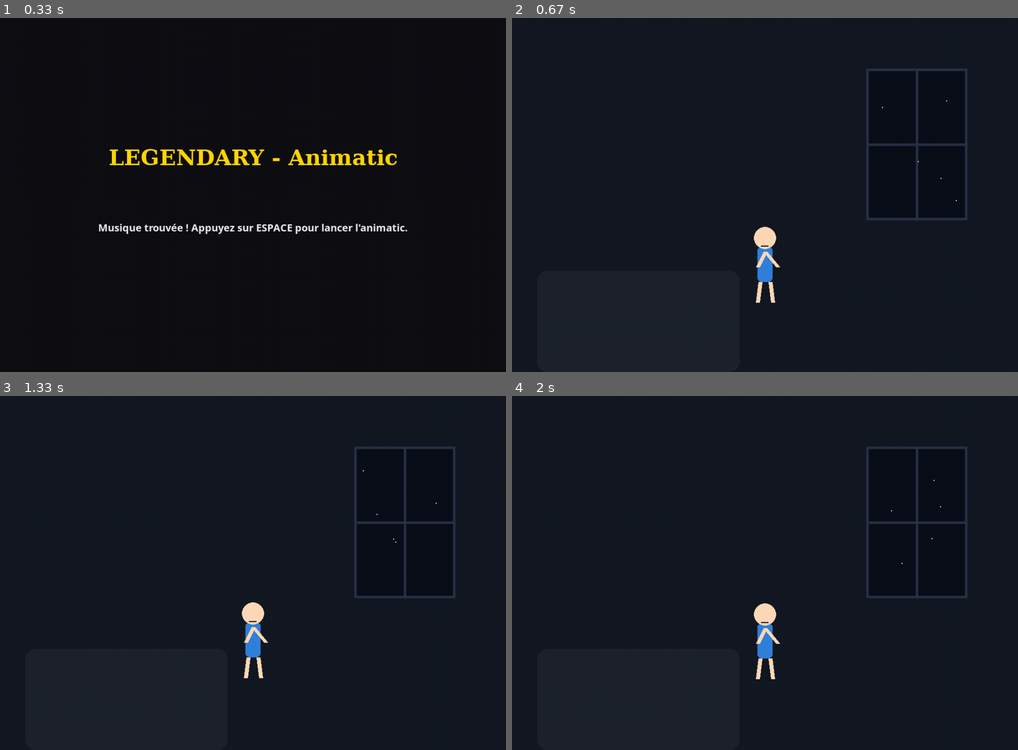
Above: before the commit, frames 1-4 (two rows, left to right).
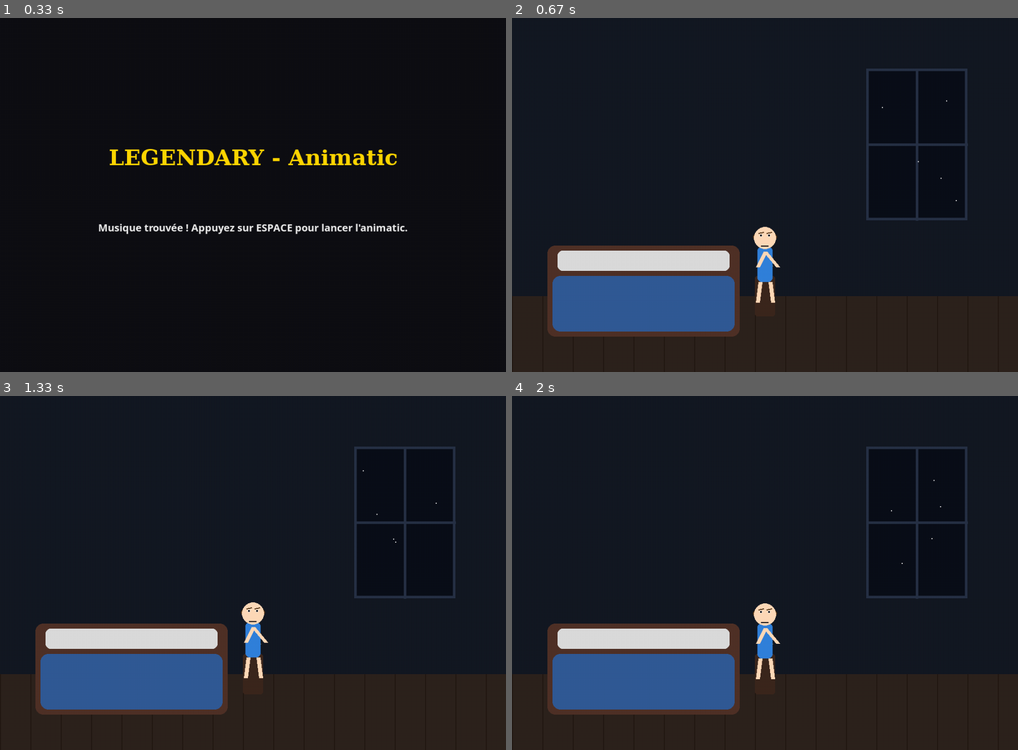
Above: after the commit, the same moments.

Repository: The-Night7/animation-2d-via-pygame
Game: pygame game, started from code.py
The game is run twice, just before and just after one commit, with the same random seed, the same clock (stepped at 60 frames per second) and the same inputs.
Inputs:
- Up to frame 1 (0.33 s): no input
- Up to frame 2 (0.67 s): tap Space at 0.33 s
- Up to frame 3 (1.33 s): no input
- Up to frame 4 (2 s): no input

Frame 1 is identical in both runs. In frame 2, 22% of the frame differs, in the area x 0-100%, y 60-100%; in frame 3, 22%, in the area x 0-100%, y 59-100%; in frame 4, 22%.

Commit message:
Add detailed character rendering (hair, eyes, moustache) and improve environmental visuals (bed, lamp, window) for "Legendary | EPIC: The Musical"

Diff:
--- a/code.py
+++ b/code.py
@@ -5,32 +5,32 @@
 améliorations pour rendre l'animation plus immersive et, surtout,
 pour synchroniser les textes avec la musique de façon plus fiable.
 
-Principales améliorations :
-
-1. **Synchronisation audio précise** : utilisation de
+Principales améliorations :
+
+1. **Synchronisation audio précise** : utilisation de
    `pygame.mixer.music.get_pos()` pour récupérer la position réelle
    de lecture de la musique (en millisecondes). Selon la
    documentation officielle de Pygame, cette méthode renvoie le
-   nombre de millisecondes écoulées depuis le début de la lecture 【294909052533098†L279-L283】.
+   nombre de millisecondes écoulées depuis le début de la lecture 【294909052533098†L279-L283】.
    Cela permet de synchroniser les événements même si l'animation
    commence avec un léger délai.
 
-2. **Gestion robuste des événements** : la boucle principale
+2. **Gestion robuste des événements** : la boucle principale
    utilise maintenant une boucle `while` pour mettre à jour les
    dialogues et les scènes dès que plusieurs événements se sont
    déclenchés entre deux frames. Cela évite de rater un changement
    lors d'une baisse momentanée de FPS.
 
-3. **Transitions plus douces** : ajout d'un fondu enchaîné entre les
+3. **Transitions plus douces** : ajout d'un fondu enchaîné entre les
    décors lorsque la scène change. Un rectangle noir semi-transparent
-   est superposé pendant la durée du fondu (par défaut 1 seconde).
-
-4. **Paramètres configurables** : variables en haut de fichier
+   est superposé pendant la durée du fondu (par défaut 1 seconde).
+
+4. **Paramètres configurables** : variables en haut de fichier
    permettent d'ajuster le décalage éventuel de la musique,
    l'intensité et la durée du tremblement de caméra, la durée du
    fondu, etc.
 
-5. **Code structuré** : quelques fonctions utilitaires supplémentaires
+5. **Code structuré** : quelques fonctions utilitaires supplémentaires
    rendent le code plus lisible et facilitent son adaptation.
 
 Pour tester ce script, assurez‑vous d'avoir le fichier
@@ -187,51 +187,94 @@
         self.texte_bulle = ""
 
     def dessiner(self, surface: pygame.Surface, temps: float) -> None:
-        """Dessine le personnage sur la surface en animant la respiration et les bras."""
+        """Dessine le personnage avec des détails (cheveux, yeux, moustache) et anime la respiration et les bras."""
         # Animation de respiration
         respiration = math.sin(temps * 3) * 3
 
-        # Coordonnées du corps
+        # Position du corps
         t_x = self.x
         t_y = self.y + respiration
         hauteur_tronc = 70 * self.taille
         largeur_epaules = 30 * self.taille
 
-        # Si le personnage parle, il bouge les bras
+        # Mouvement des bras lors de la parole
         mouvement_bras = math.sin(temps * 15) * 15 if self.parle_actuellement else 0
         direction = -1 if self.inverser else 1
 
-        # Tronc (Tunique)
+        # Tronc (tunique)
         rect_tunique = pygame.Rect(t_x - largeur_epaules // 2, t_y, largeur_epaules, hauteur_tronc)
         pygame.draw.rect(surface, self.couleur_vetement, rect_tunique, border_radius=8)
 
-        # Tête
+        # Calcul de la tête
         rayon_tete = 22 * self.taille
-        pygame.draw.circle(surface, PEAU, (int(t_x), int(t_y - rayon_tete + 5)), int(rayon_tete))
-
-        # Visage : bouche animée
-        # Pour donner l'impression que le personnage parle, on anime la hauteur de la bouche
-        # lorsque ``parle_actuellement`` est vrai. Le mouvement se base sur une fonction sinusoïdale
-        # afin d'ouvrir et fermer la bouche à un rythme régulier. S'il ne parle pas, la bouche est
-        # simplement une fine ligne. Cette technique est une approximation simple du mouvement
-        # des lèvres, mais elle ajoute du dynamisme à l'animatic.
+        centre_tete = (int(t_x), int(t_y - rayon_tete + 5))
+
+        # Couleurs de cheveux et moustache selon le personnage
+        if self.nom == "Telemachus":
+            couleur_cheveux = (80, 50, 20)
+            couleur_moustache = None
+        elif self.nom == "Antinous":
+            couleur_cheveux = (30, 10, 50)
+            couleur_moustache = (50, 20, 70)
+        else:
+            couleur_cheveux = (60, 40, 20)
+            couleur_moustache = None
+
+        # Cheveux : ellipse au-dessus de la tête
+        hair_width = int(rayon_tete * 2.2)
+        hair_height = int(rayon_tete * 1.2)
+        hair_rect = pygame.Rect(int(t_x - hair_width / 2), int(t_y - rayon_tete - 10), hair_width, hair_height)
+        pygame.draw.ellipse(surface, couleur_cheveux, hair_rect)
+
+        # Tête par-dessus
+        pygame.draw.circle(surface, PEAU, centre_tete, int(rayon_tete))
+
+        # Yeux et pupilles
+        eye_offset_x = 8 * self.taille
+        eye_offset_y = 5 * self.taille
+        eye_width = 6 * self.taille
+        eye_height = 6 * self.taille
+        for signe in (-1, 1):
+            eye_center_x = t_x + signe * eye_offset_x
+            eye_center_y = centre_tete[1] - eye_offset_y
+            eye_rect = pygame.Rect(int(eye_center_x - eye_width / 2), int(eye_center_y - eye_height / 2), int(eye_width), int(eye_height))
+            pygame.draw.ellipse(surface, (255, 255, 255), eye_rect)
+            pupil_size = int(2 * self.taille)
+            pygame.draw.circle(surface, NOIR, (int(eye_center_x), int(eye_center_y)), pupil_size)
+
+        # Sourcils
+        brow_offset_y = eye_offset_y + 5 * self.taille
+        brow_length = 10 * self.taille
+        for signe in (-1, 1):
+            start_x = t_x + signe * eye_offset_x - brow_length / 2
+            start_y = centre_tete[1] - brow_offset_y
+            end_x = t_x + signe * eye_offset_x + brow_length / 2
+            end_y = centre_tete[1] - brow_offset_y - 2
+            pygame.draw.line(surface, couleur_cheveux, (int(start_x), int(start_y)), (int(end_x), int(end_y)), 2)
+
+        # Bouche
         mouth_width = 15 * self.taille
         if self.parle_actuellement:
-            # Hauteur variable entre 4 et 12 pixels selon l'onde sinusoïdale
             mouth_height = max(4, 8 + math.sin(temps * 12) * 4)
         else:
             mouth_height = 2
-        mouth_y = (t_y - rayon_tete + 20)  # Position verticale approximative de la bouche
+        mouth_y = (t_y - rayon_tete + 20)
         mouth_rect = pygame.Rect(int(t_x - mouth_width / 2), int(mouth_y), int(mouth_width), int(mouth_height))
-        # Dessiner une ellipse noire pour représenter la bouche
         pygame.draw.ellipse(surface, NOIR, mouth_rect)
 
-        # Bras (Lignes)
+        # Moustache
+        if couleur_moustache:
+            moustache_width = 18 * self.taille
+            moustache_height = 6 * self.taille
+            moustache_rect = pygame.Rect(int(t_x - moustache_width / 2), int(mouth_y - 4), int(moustache_width), int(moustache_height))
+            pygame.draw.ellipse(surface, couleur_moustache, moustache_rect)
+
+        # Bras
         epaule_x = t_x + (15 * direction * self.taille)
         pygame.draw.line(surface, PEAU, (t_x, t_y + 10),
                          (epaule_x + 10 * direction + mouvement_bras, t_y + 40 - mouvement_bras), int(8 * self.taille))
-        pygame.draw.line(surface, PEAU, (t_x, t_y + 10), (t_x - (15 * direction) - mouvement_bras, t_y + 40),
-                         int(8 * self.taille))
+        pygame.draw.line(surface, PEAU, (t_x, t_y + 10),
+                         (t_x - (15 * direction) - mouvement_bras, t_y + 40), int(8 * self.taille))
 
         # Jambes
         pygame.draw.line(surface, PEAU, (t_x - 10, t_y + hauteur_tronc),
@@ -273,18 +316,45 @@
     """Dessine les différents décors de l'animatic (chambre, imagination, hall)."""
 
     def dessiner_chambre(self, surface: pygame.Surface) -> None:
-        # Murs sombres
+        """Dessine la chambre avec un décor plus détaillé (sol, lit, oreiller, couverture, lampe)."""
+        # Couleur de fond pour les murs
         surface.fill((20, 25, 35))
-        # Fenêtre
+
+        # Sol en planches de bois
+        pygame.draw.rect(surface, (45, 35, 30), (0, 550, LARGEUR, 150))
+        for x in range(0, LARGEUR, 60):
+            pygame.draw.line(surface, (35, 25, 20), (x, 550), (x, HAUTEUR), 2)
+
+        # Fenêtre avec barreaux
         pygame.draw.rect(surface, (10, 15, 25), (700, 100, 200, 300))
-        pygame.draw.rect(surface, (40, 50, 70), (700, 100, 200, 300), 5)  # Cadre
-        pygame.draw.line(surface, (40, 50, 70), (800, 100), (800, 400), 5)  # Barreaux
+        pygame.draw.rect(surface, (40, 50, 70), (700, 100, 200, 300), 5)
+        pygame.draw.line(surface, (40, 50, 70), (800, 100), (800, 400), 5)
         pygame.draw.line(surface, (40, 50, 70), (700, 250), (900, 250), 5)
-        # Étoiles par la fenêtre
+
+        # Quelques étoiles visibles à travers la fenêtre
         for _ in range(5):
             pygame.draw.circle(surface, BLANC, (random.randint(710, 890), random.randint(110, 390)), 1)
-        # Lit (ombre de décor)
-        pygame.draw.rect(surface, (30, 35, 45), (50, 500, 400, 200), border_radius=20)
+
+        # Lit avec matelas, couverture et oreiller
+        bed_x, bed_y, bed_w, bed_h = 70, 450, 380, 180
+        # Cadre du lit
+        pygame.draw.rect(surface, (80, 50, 40), (bed_x, bed_y, bed_w, bed_h), border_radius=15)
+        # Couverture
+        pygame.draw.rect(surface, (50, 90, 150), (bed_x + 10, bed_y + 60, bed_w - 20, bed_h - 70), border_radius=15)
+        # Oreiller
+        pygame.draw.rect(surface, (220, 220, 220), (bed_x + 20, bed_y + 10, bed_w - 40, 40), border_radius=10)
+
+        # Table de chevet
+        table_x, table_y = bed_x + bed_w + 30, bed_y + 60
+        pygame.draw.rect(surface, (60, 40, 30), (table_x, table_y, 40, 80), border_radius=5)
+        # Base de la lampe
+        pygame.draw.rect(surface, (80, 60, 50), (table_x + 5, table_y - 20, 30, 20))
+        # Abat-jour de la lampe
+        pygame.draw.polygon(surface, (200, 180, 120), [
+            (table_x + 20, table_y - 20 - 30),
+            (table_x + 5,  table_y - 20),
+            (table_x + 35, table_y - 20)
+        ])
 
     def dessiner_imagination(self, surface: pygame.Surface, temps: float, type_monstre: str = "aucun") -> None:
         # Vide spatial / Esprit
